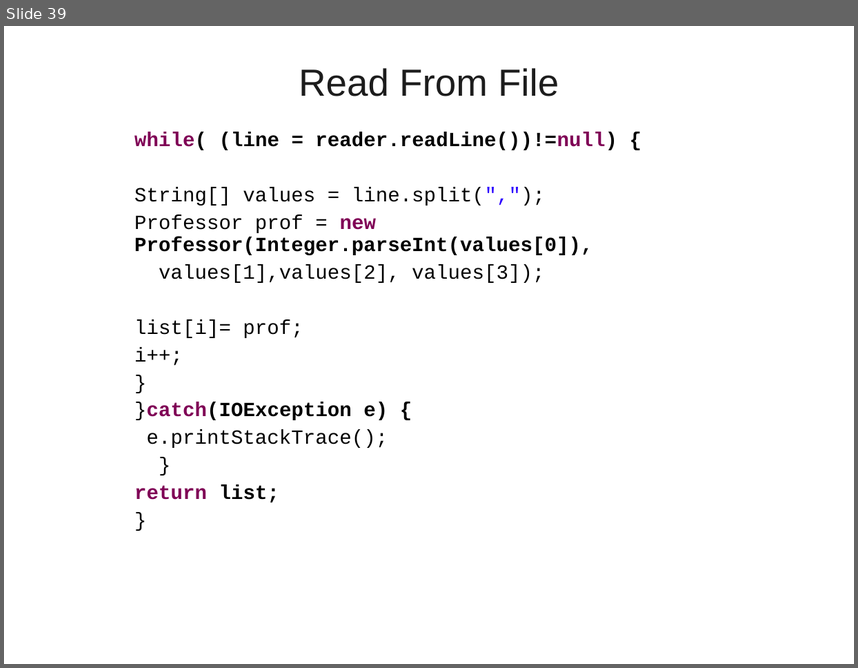
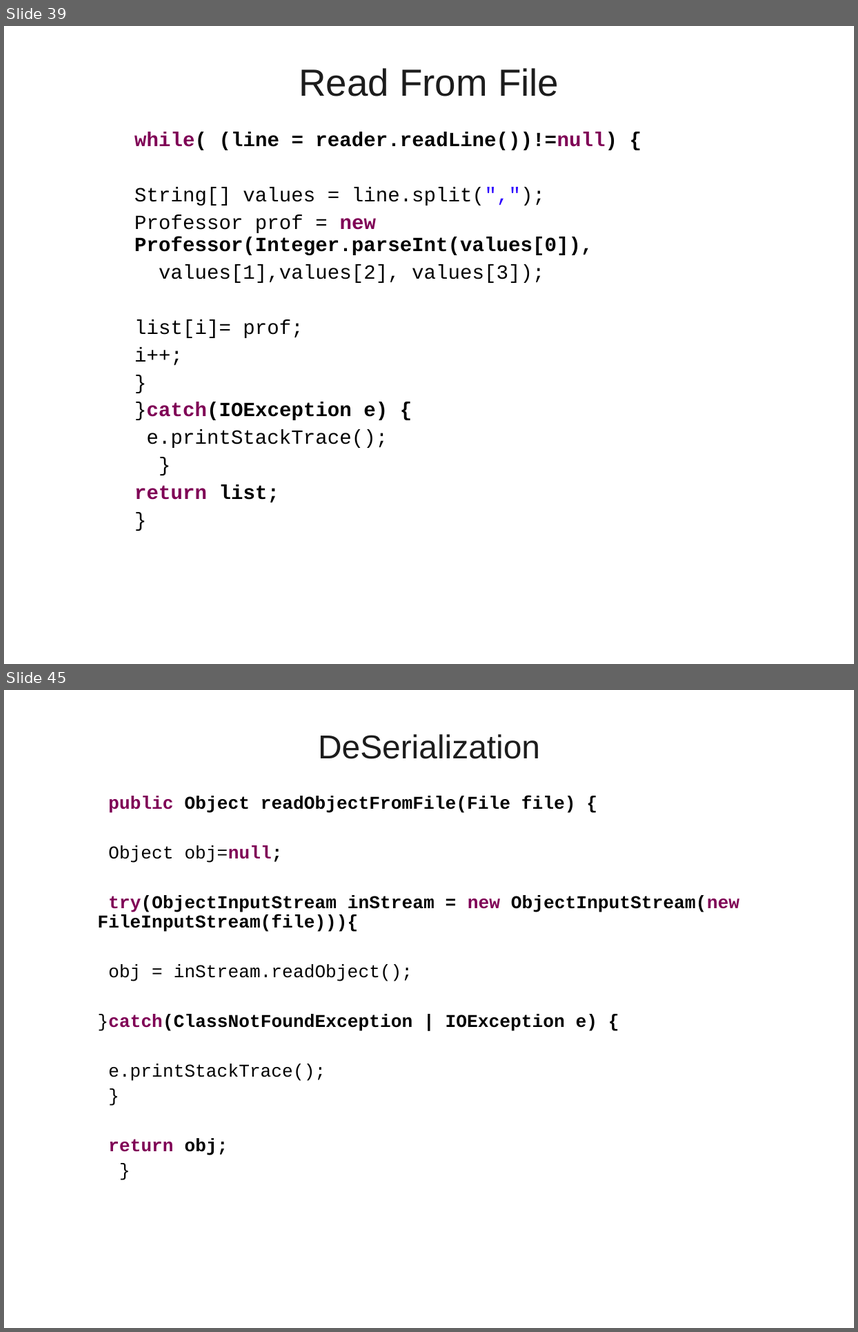
Before and after one commit to vatsanTraining/lumen_sep_2021, a slide deck: Java_Day_Three_Lumen_2021.ppt. Shown one above the other, each under a label of ours: slide 39 before the commit, slides 39 and 45 after it; the slides between them are not shown. The pictures are 858x668 and 858x1332 pixels, drawn with LibreOffice and Linux fonts; fonts in the diff are those of the drawing; background and template pictures are left out. Boxes give left, top, right and bottom in pixels: in the first picture for what was removed or moved away, otherwise in the second. Text is boxed around its words. In the diff, an @@ line names an element or a change of style, - is before the commit and + after.

```diff
--- a/Java_Day_Three_Lumen_2021.ppt
+++ b/Java_Day_Three_Lumen_2021.ppt
@@ slide 45 added at (4, 690, 854, 1328), background picture (left out) @@
@@ title added at (318, 734, 540, 759), 28 pt, text #1C1C1C @@
+DeSerialization
@@ text added at (98, 796, 740, 1155), 15.3 pt, text #000000, bold @@
+  public Object readObjectFromFile(File file) {
+  Object obj=null;
+  try(ObjectInputStream inStream = new ObjectInputStream(new FileInputStream(file))){
+  obj = inStream.readObject();
+  }catch(ClassNotFoundException | IOException e) {
+  e.printStackTrace();
+  }
+  return obj;
+  }
```
Also in this commit, not shown: 6 other slides added.
